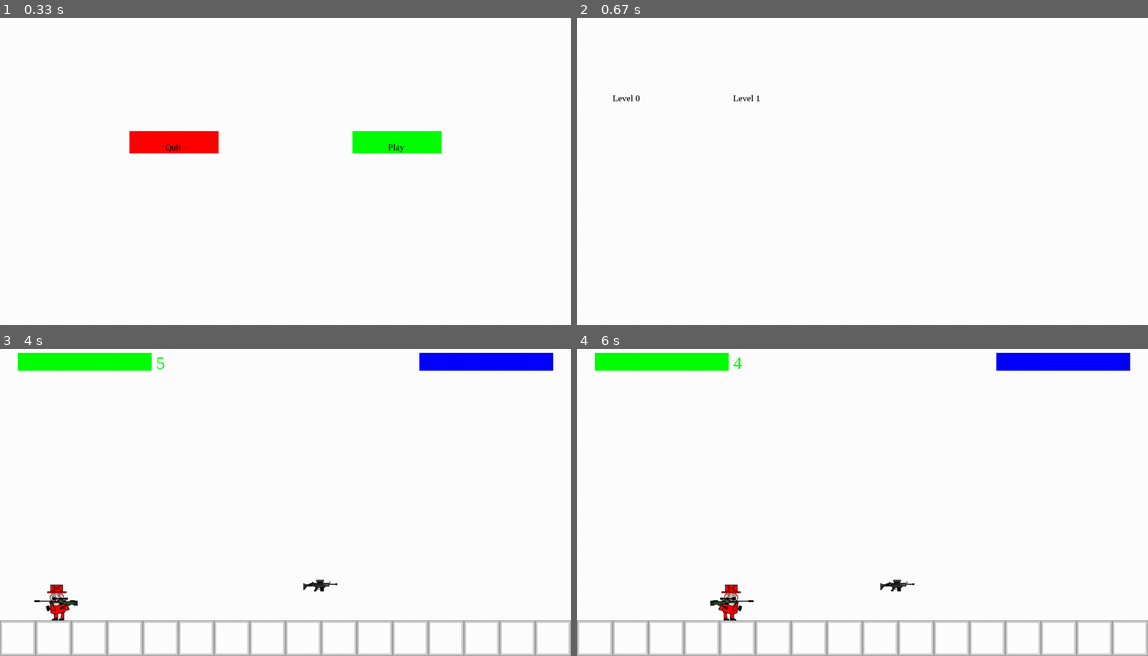
Above: before the commit, frames 1-4 (two rows, left to right).
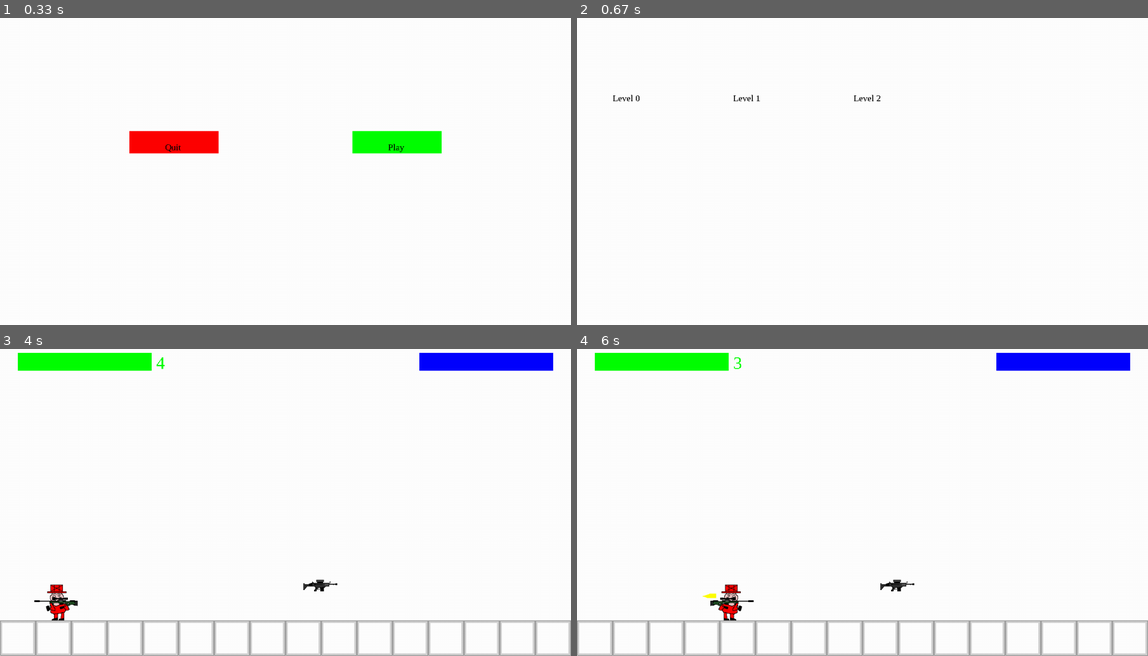
Above: after the commit, the same moments.

Repository: Me07111/Pygame-Platformer
Game: pygame game, started from Code/main.py
Same seed, same stepped clock (60 frames per second), same inputs: the game is played once before the commit and once after it.
Inputs (mouse positions are in pixels of both pictures, inside the frame that each line leads up to):
- Up to frame 1 (0.33 s): no input
- Up to frame 2 (0.67 s): click "Play" at 0.38 s
- Up to frame 3 (4 s): click "Level 0" at 0.72 s; hold Right 1-1.47 s; move the mouse to (468, 487) at 1.03 s; hold Up 1.5-1.8 s; hold W 1.5-1.8 s; hold Right 1.83-2.3 s; hold D 1.83-2.3 s; hold Left 2.33-2.87 s; hold A 2.33-2.87 s; hold Left 3.23-3.63 s; hold A 3.23-3.63 s; tap Space at 3.67 s
- Up to frame 4 (6 s): hold Up 4-4.37 s; hold W 4-4.37 s; tap Space at 4.07, 4.47, 4.77, 5.13, 5.53, 5.83 s; hold Right 4.4-5.03 s; hold D 4.4-5.03 s; hold Down 5.07-5.43 s; hold S 5.07-5.43 s; hold Left 5.47-5.93 s; hold A 5.47-5.93 s; hold Right from 5.97 s (still down); hold D from 5.97 s (still down)

Frame 1 is identical in both runs. In frame 2, less than 0.1% of the frame differs, in the area x 48-54%, y 25-28%; in frame 3, less than 0.1%; in frame 4, less than 0.1%, in the area x 22-29%, y 2-82%.

Commit message:
added mcx,rpg7,deagle,bullet rotating,

Diff:
--- a/Code/bullet.py
+++ b/Code/bullet.py
@@ -2,10 +2,14 @@
 class Bullet(pygame.sprite.Sprite):
     def __init__(self,speed,imagePath,pos,dir,gravityMultiplier,damage):
         super().__init__()
-        self.image = pygame.image.load(imagePath)
+        self.OrigImage = pygame.image.load(imagePath)
+        self.image = self.OrigImage
         self.rect = self.image.get_rect()
         self.rect.center = pos
         self.velocity = dir * speed
         self.gravMul = gravityMultiplier
         self.ignored = None
         self.damage = damage
+    def updateRot(self):
+        rotation = pygame.math.Vector2.angle_to(pygame.Vector2(0,0),self. velocity)
+        self.image = pygame.transform.rotate(self.OrigImage,-rotation)
--- a/Code/config.py
+++ b/Code/config.py
@@ -19,7 +19,18 @@
     ["o","o","x","x","x","o","o","o","o","o","o","o","o","o","o","o"],
     ["o","o","o","o","o","o","o","o","o","o","o","o","o","o","o","o"],
     ["o","o","o","o","o","o","o","o","o","o","o","o","o","o","o","o"],
-    ["o","o","w0","o","o","o","o","o","o","w3","o","o","P","o","o","o"],
+    ["o","o","w0","o","o","o","o","o","o","w4","o","o","P","o","o","o"],
+    ["x","x","x","x","x","x","x","x","x","x","x","x","x","x","x","x"]
+    ],
+    [
+    ["o","o","o","o","o","o","o","o","o","o","o","o","o","o","o","o"],
+    ["o","o","o","o","o","o","o","o","o","o","o","o","o","o","o","o"],
+    ["o","o","o","o","o","o","o","o","o","o","o","o","o","o","o","o"],
+    ["o","o","o","o","P","x","o","o","o","o","o","o","o","o","o","o"],
+    ["o","o","x","x","x","o","o","o","o","o","o","o","o","o","o","o"],
+    ["o","o","o","o","o","o","o","o","o","o","o","o","o","o","o","o"],
+    ["o","o","o","o","o","o","o","o","o","o","o","o","o","o","o","o"],
+    ["o","o","w5","o","o","o","o","o","o","w6","o","o","P","o","o","o"],
     ["x","x","x","x","x","x","x","x","x","x","x","x","x","x","x","x"]
     ]
 ]
@@ -135,6 +146,48 @@
     (-1,-1) : (0,0)
 },
 pygame.Vector2()
+],
+["Rpg-7","Graphics/rpg7.png",300,"Graphics/rpg7rocket.png",12,1,50,3,False,
+{
+    (0,0) : (0,0),
+    (0,1) : (0,0),
+    (0,-1) : (0,0),
+    (1,0) : (0,0),
+    (1,1) : (0,0),
+    (1,-1) : (0,0),
+    (-1,0) : (0,0),
+    (-1,1) : (0,0),
+    (-1,-1) : (0,0)
+},
+pygame.Vector2()
+],
+["MCX","Graphics/MCX.png",600,"Graphics/arBullet.png",600,1,6,30,True,
+{
+    (0,0) : (0,0),
+    (0,1) : (0,0),
+    (0,-1) : (0,0),
+    (1,0) : (0,0),
+    (1,1) : (0,0),
+    (1,-1) : (0,0),
+    (-1,0) : (0,0),
+    (-1,1) : (0,0),
+    (-1,-1) : (0,0)
+},
+pygame.Vector2()
+],
+["desert Eagle","Graphics/deagle.png",500,"Graphics/pistolBullet.png",120,4,20,7,False,
+{
+    (0,0) : (0,0),
+    (0,1) : (0,0),
+    (0,-1) : (0,0),
+    (1,0) : (0,0),
+    (1,1) : (0,0),
+    (1,-1) : (0,0),
+    (-1,0) : (0,0),
+    (-1,1) : (0,0),
+    (-1,-1) : (0,0)
+},
+pygame.Vector2()
 ]
 ]
 
--- a/Code/level.py
+++ b/Code/level.py
@@ -60,6 +60,7 @@
             if(pygame.sprite.collide_rect(bullet,player) > 0 and player != bullet.ignored):
                 player.takeDamage(bullet.damage)
                 self.bullets.remove(bullet)
+        bullet.updateRot()
 
     def lookDirUpdate(self,i,player,keys):
         if(keys[mappings[i][0]]):
--- a/Code/levelSelct.py
+++ b/Code/levelSelct.py
@@ -5,7 +5,8 @@
         self.screen = screen
         self.levels = [
             Level(screen,width,height,25,clock,playerCount,0),
-            Level(screen,width,height,25,clock,playerCount,1)
+            Level(screen,width,height,25,clock,playerCount,1),
+            Level(screen,width,height,25,clock,playerCount,2)
         ]
         self.buttons = []
         for i in range(len(self.levels)):
--- a/Code/weapon.py
+++ b/Code/weapon.py
@@ -14,7 +14,7 @@
         self.bulletImagePath = bulletImagePath
         self.fireRate = fireRate
         self.fireDelay = 1/(self.fireRate/60)
-        self.lastTimeShot = self.fireDelay
+        self.lastTimeShot = -self.fireDelay
         self.bulGravMul = bulletGravityMultipierl
         self.damage = damage
         self.maxAmmo = maxAmmo
Binary file added: Code/Graphics/MCX.png
Binary file added: Code/Graphics/deagle.png
Binary file added: Code/Graphics/rpg7.png
Binary file added: Code/Graphics/rpg7rocket.png
Binary file added: Code/Graphics/rpg7unloaded.png
Binary file added: Graphics/MCX.png
Binary file added: Graphics/deagle.png
Binary file added: Graphics/mx250.png
Binary file added: Graphics/rpg7.png
Binary file added: Graphics/rpg7rocket.png
Binary file added: Graphics/rpg7unloaded.png
